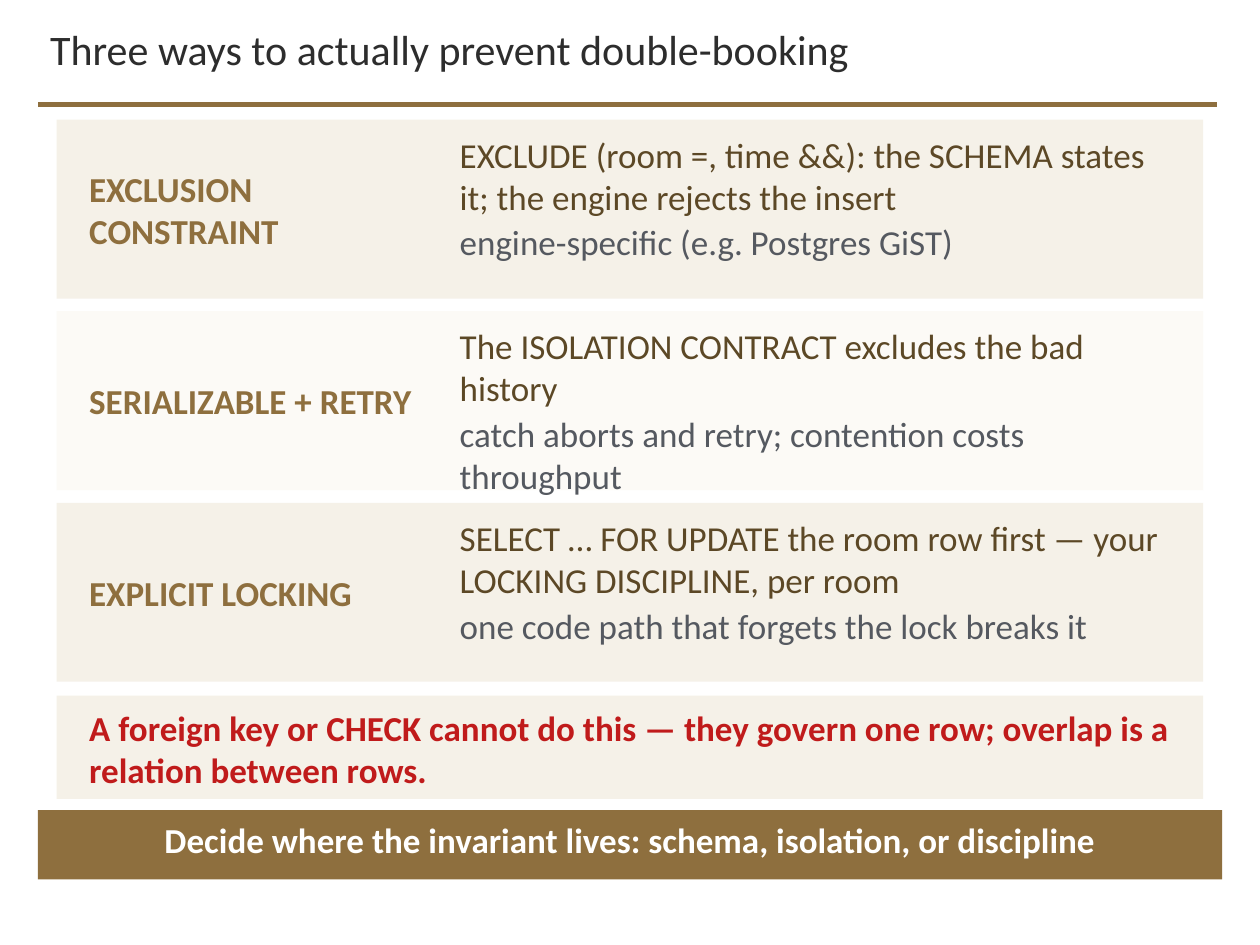
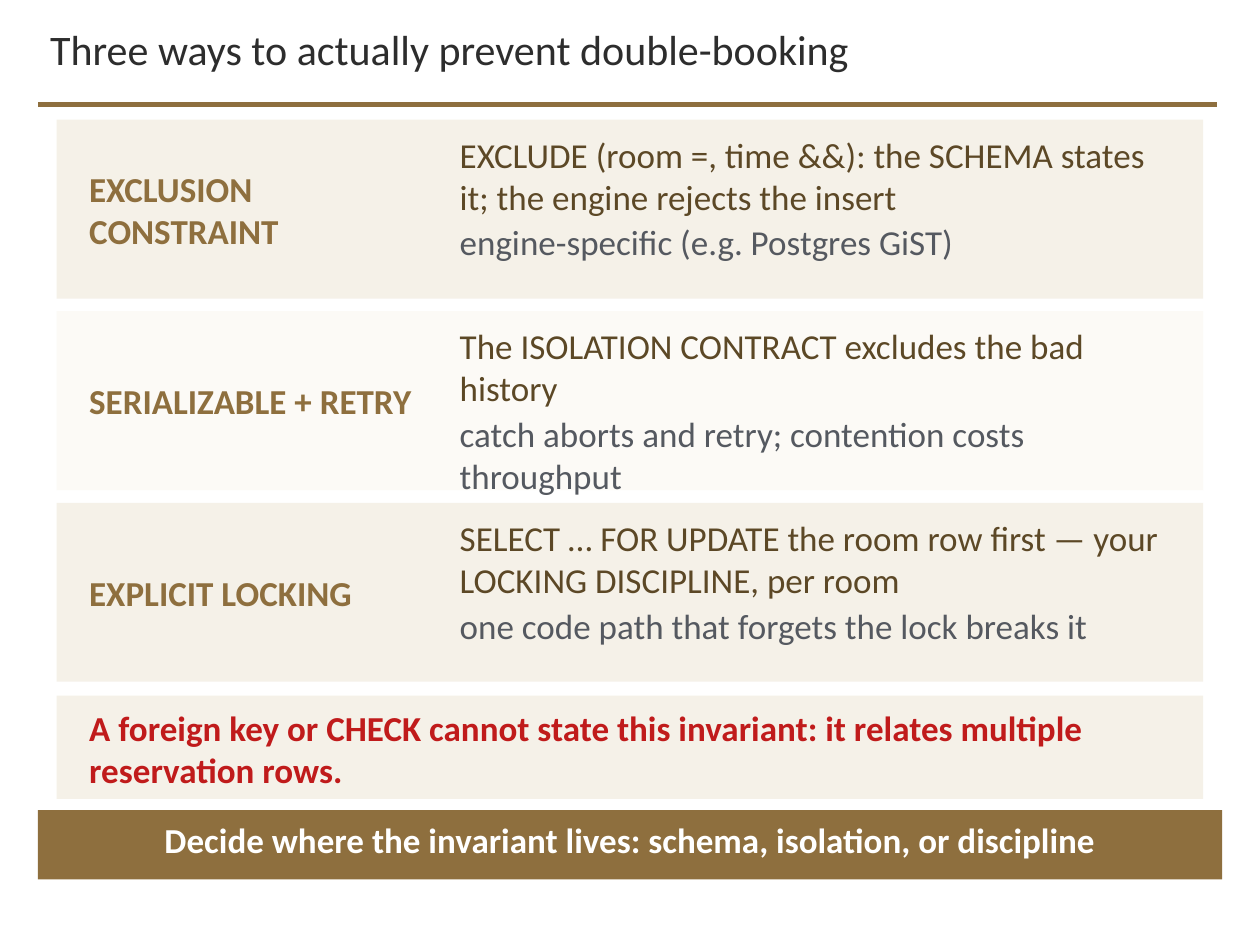
Before and after one commit to davisjam/model-based-agentic-software-engineering, a slide deck: slide 23 of course/lectures/act-3-software-in-the-world/02-compute-environments-and-data-management/3-2-Data-Management.pptx. Drawn at 1260x945 pixels with LibreOffice and Linux fonts; fonts in the diff are those of the drawing; background and template pictures are left out. Boxes give left, top, right and bottom in pixels: in the first picture for what was removed or moved away, otherwise in the second. Text is boxed around its words. In the diff, an @@ line names an element or a change of style, - is before the commit and + after.

```diff
--- a/course/lectures/act-3-software-in-the-world/02-compute-environments-and-data-management/3-2-Data-Management.pptx
+++ b/course/lectures/act-3-software-in-the-world/02-compute-environments-and-data-management/3-2-Data-Management.pptx
@@ text at (x1=89, y1=716, x2=1082, y2=784): text changed @@
-A foreign key or CHECK cannot do this — they govern one row; overlap is a relation between rows.
+A foreign key or CHECK cannot state this invariant: it relates multiple reservation rows.
```
Also in this commit, not shown: 11 other slides changed.
